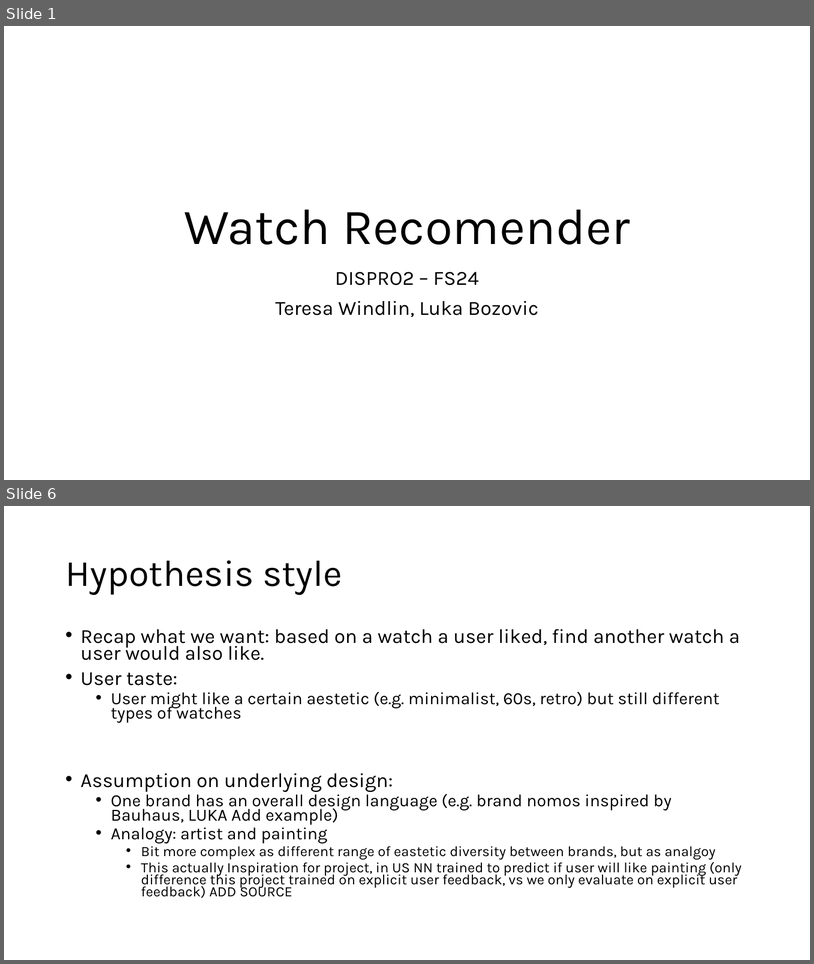
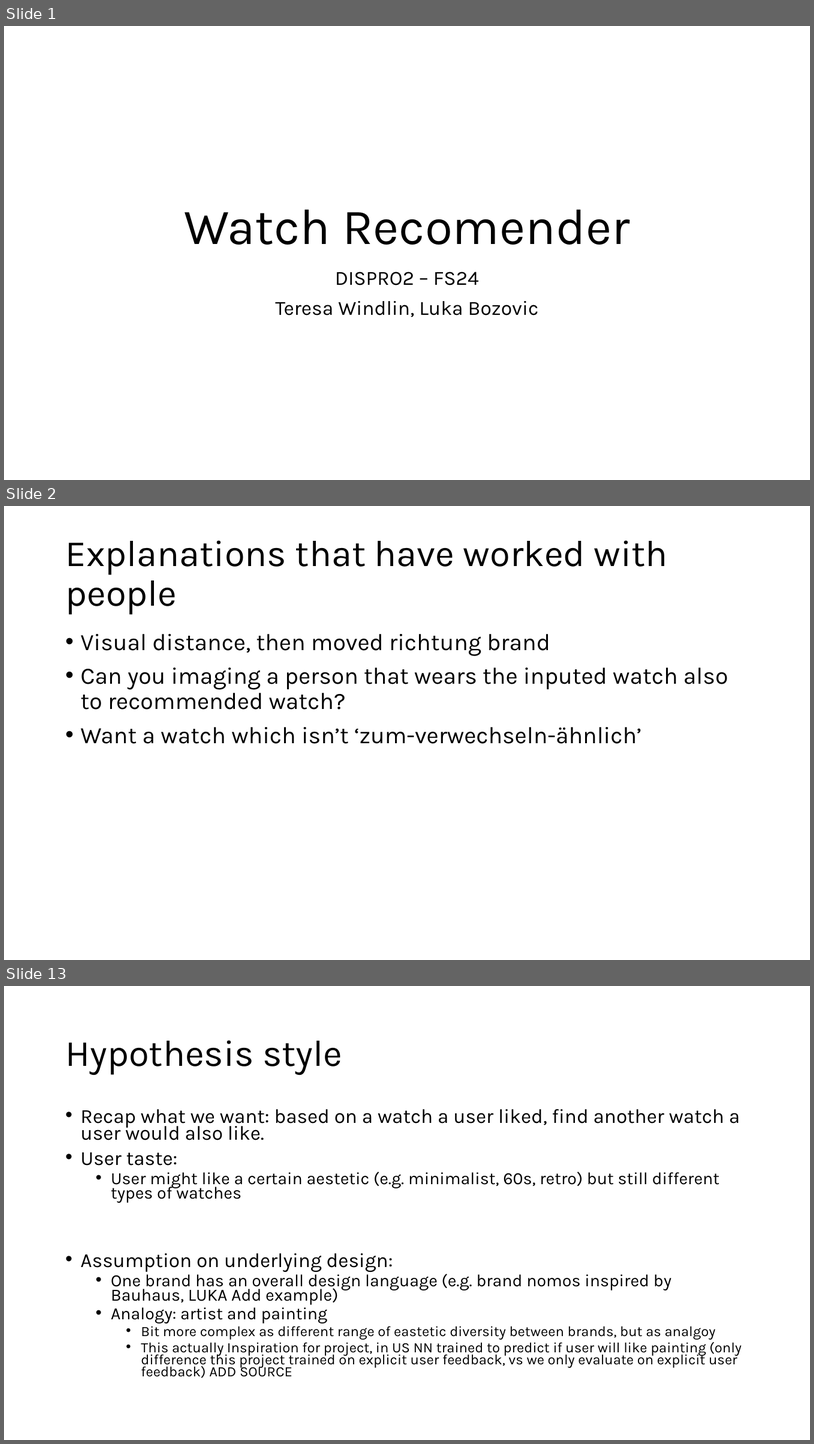
Before and after one commit to Luk-stud/Watch-recomender-DISPRO, a slide deck: Base_DISPRO Präsi.pptx. Shown one above the other, each under a label of ours: slides 1 and 6 before the commit, slides 1, 2 and 13 after it; the slides between them are not shown. The pictures are 814x964 and 814x1444 pixels, drawn with LibreOffice and Linux fonts; fonts in the diff are those of the drawing. Boxes give left, top, right and bottom in pixels: in the first picture for what was removed or moved away, otherwise in the second. Text is boxed around its words. In the diff, an @@ line names an element or a change of style, - is before the commit and + after.

```diff
--- a/Base_DISPRO Präsi.pptx
+++ b/Base_DISPRO Präsi.pptx
@@ slide 2 added at [4, 506, 810, 960], background #FFFFFF @@
@@ title added at [65, 540, 668, 615], 44 pt, text #000000 @@
+Explanations that have worked with people
@@ text added at [81, 634, 728, 744], 28 pt, text #000000 @@
+• Visual distance, then moved richtung brand
+• Can you imaging a person that wears the inputed watch also to recommended watch?
+• Want a watch which isn’t ‘zum-verwechseln-ähnlich’
@@ what was slide 6 is now slide 13 @@
```
Also in this commit, not shown: 3 slides changed, 7 other slides added, 1 slide removed.
